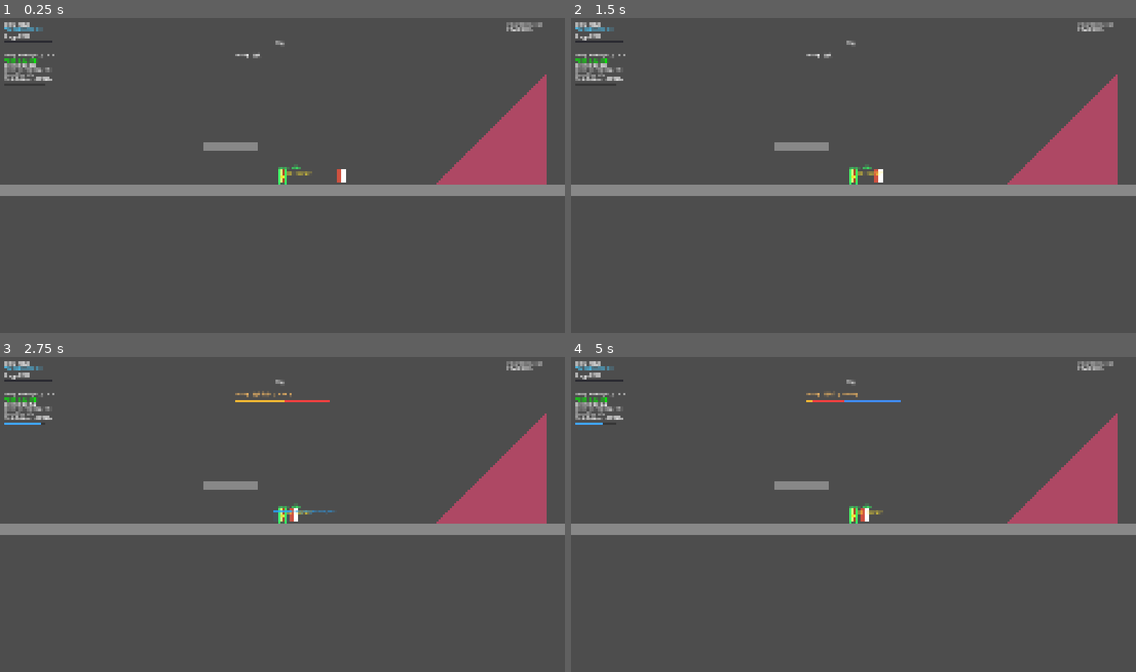
Above: before the commit, frames 1-4 (two rows, left to right).
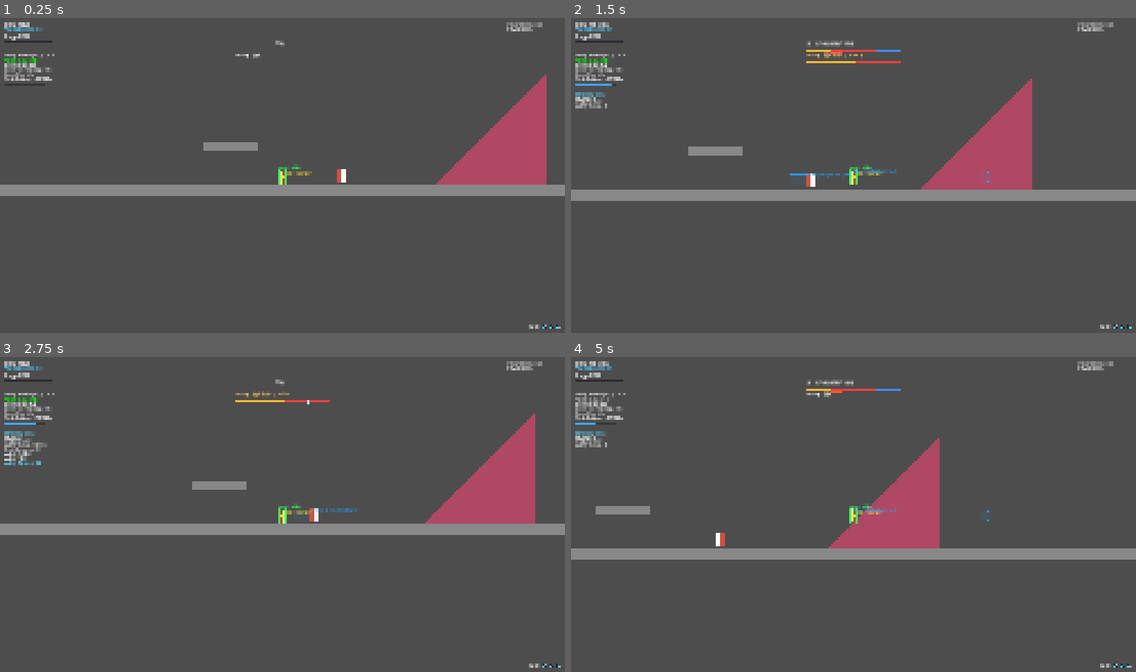
Above: after the commit, the same moments.

Repository: Guo3020/CombatLab
Game: Godot game, scene res://02_scenes/01_arena/main.tscn
The game is run twice, just before and just after one commit, with the same random seed, the same clock (stepped at 60 frames per second) and the same inputs.
Inputs (mouse positions are in pixels of both pictures, inside the frame that each line leads up to):
- Up to frame 1 (0.25 s): no input
- Up to frame 2 (1.5 s): move the mouse to (977, 159) at 0.52 s; hold D (move_right) 0.53-1.25 s; hold Right mouse button (dodge) 0.53-1.25 s; click (977, 159) at 0.67 s; tap Up (jump) at 0.77 s; drag from (740, 191) to (825, 241) at 1.27 s
- Up to frame 3 (2.75 s): move the mouse to (339, 445) at 2.02 s; hold A (move_left) from 2.03 s (still down); hold Right mouse button (dodge) from 2.03 s (still down)
- Up to frame 4 (5 s): release A (move_left) at 2.75 s; release Right mouse button (dodge) at 2.75 s; drag from (825, 580) to (684, 467) at 2.77 s; tap Enter at 3.5 s; move the mouse to (1023, 564) at 3.52 s; hold D (move_right) 3.53-4.25 s; hold Right mouse button (dodge) 3.53-4.25 s; tap Up (jump) at 3.77 s; drag from (684, 467) to (853, 517) at 4.27 s

The runs differ from the first frame. In frame 1, less than 0.1% of the frame differs, in the area x 49-100%, y 47-99%; in frame 2, 11%; in frame 3, 2.2%; in frame 4, 15%, in the area x 0-100%, y 1-99%.
Error before the commit: Parse Error: Identifier "movement_track_displacement" not declared in the current scope. (res://03_scripts/02_player/movement/player_movement_controller.gd:111…

Commit message:
Add MovementTrack runtime state

Diff:
--- a/03_scripts/02_player/movement/player_movement_controller.gd
+++ b/03_scripts/02_player/movement/player_movement_controller.gd
@@ -124,6 +124,12 @@
 var active_movement_request: Dictionary = {}
 
 var movement_end_velocity_settled: bool = false
+
+# IGNORE_WORLD 临时移除 Layer 2 时，保存 Action 开始前的原始 Mask。
+var movement_track_original_collision_mask: int = -1
+var movement_track_collision_mask_modified: bool = false
+var movement_track_progress: float = 0.0
+var movement_track_displacement: Vector2 = Vector2.ZERO
 
 
 # ==================================================
